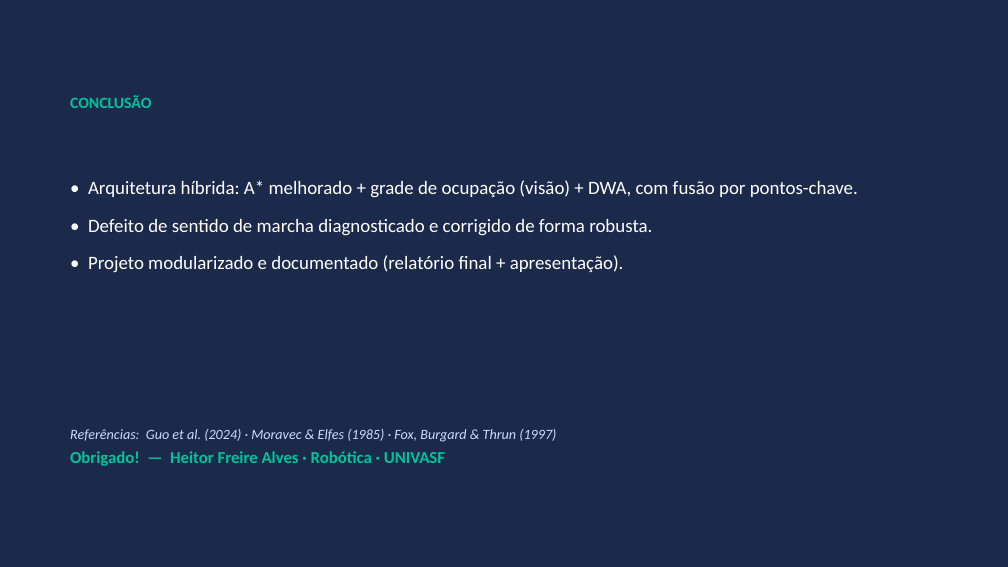
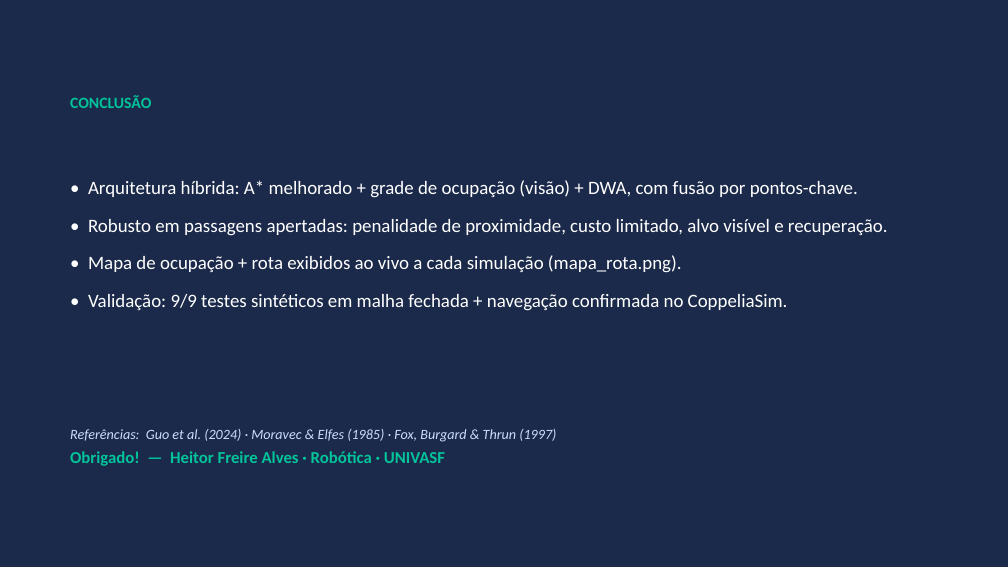
Before and after one commit to Heitorfa/VREP_DWA, a slide deck: slide 14 of docs/Apresentacao_Navegacao_Autonoma.pptx (slide 12 before the commit). Drawn at 1008x567 pixels with LibreOffice and Linux fonts; fonts in the diff are those of the drawing. Boxes give left, top, right and bottom in pixels: in the first picture for what was removed or moved away, otherwise in the second. Text is boxed around its words. In the diff, an @@ line names an element or a change of style, - is before the commit and + after.

```diff
--- a/docs/Apresentacao_Navegacao_Autonoma.pptx
+++ b/docs/Apresentacao_Navegacao_Autonoma.pptx
@@ text at [88,219,888,311]: text changed @@
-• Defeito de sentido de marcha diagnosticado e corrigido de forma robusta.
-• Projeto modularizado e documentado (relatório final + apresentação).
+• Robusto em passagens apertadas: penalidade de proximidade, custo limitado, alvo visível e recuperação.
+• Mapa de ocupação + rota exibidos ao vivo a cada simulação (mapa_rota.png).
+• Validação: 9/9 testes sintéticos em malha fechada + navegação confirmada no CoppeliaSim.
```
Also in this commit, not shown: 1 other slide changed, 3 slides added, 1 slide removed, 11 other files.
